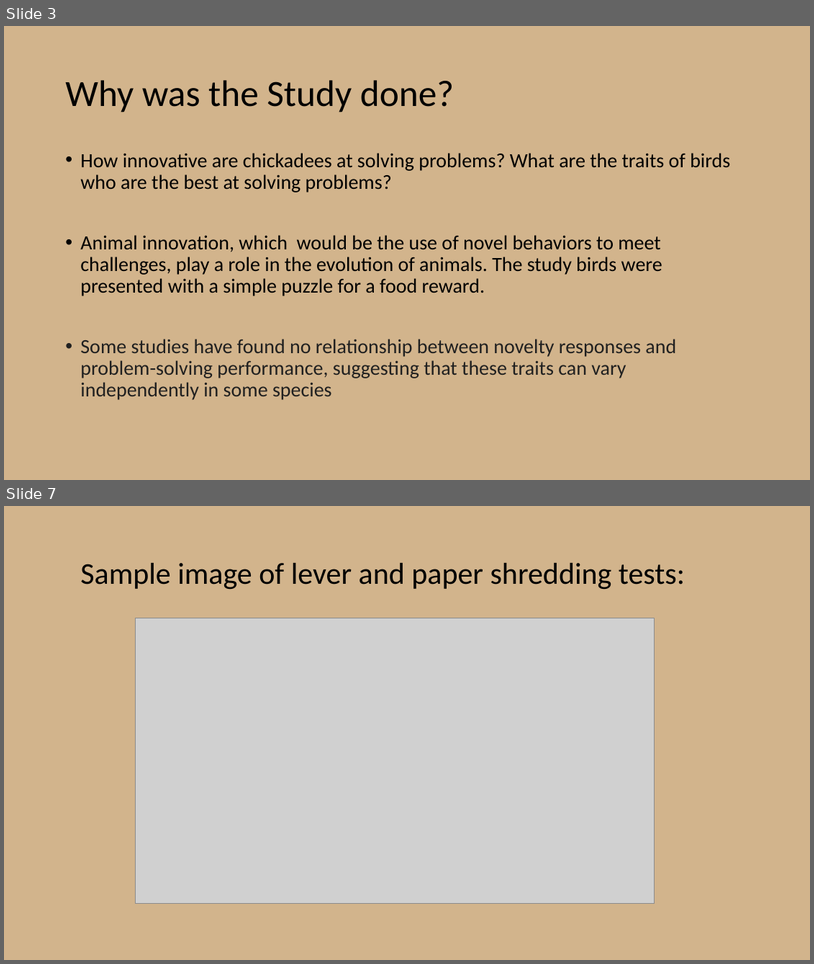
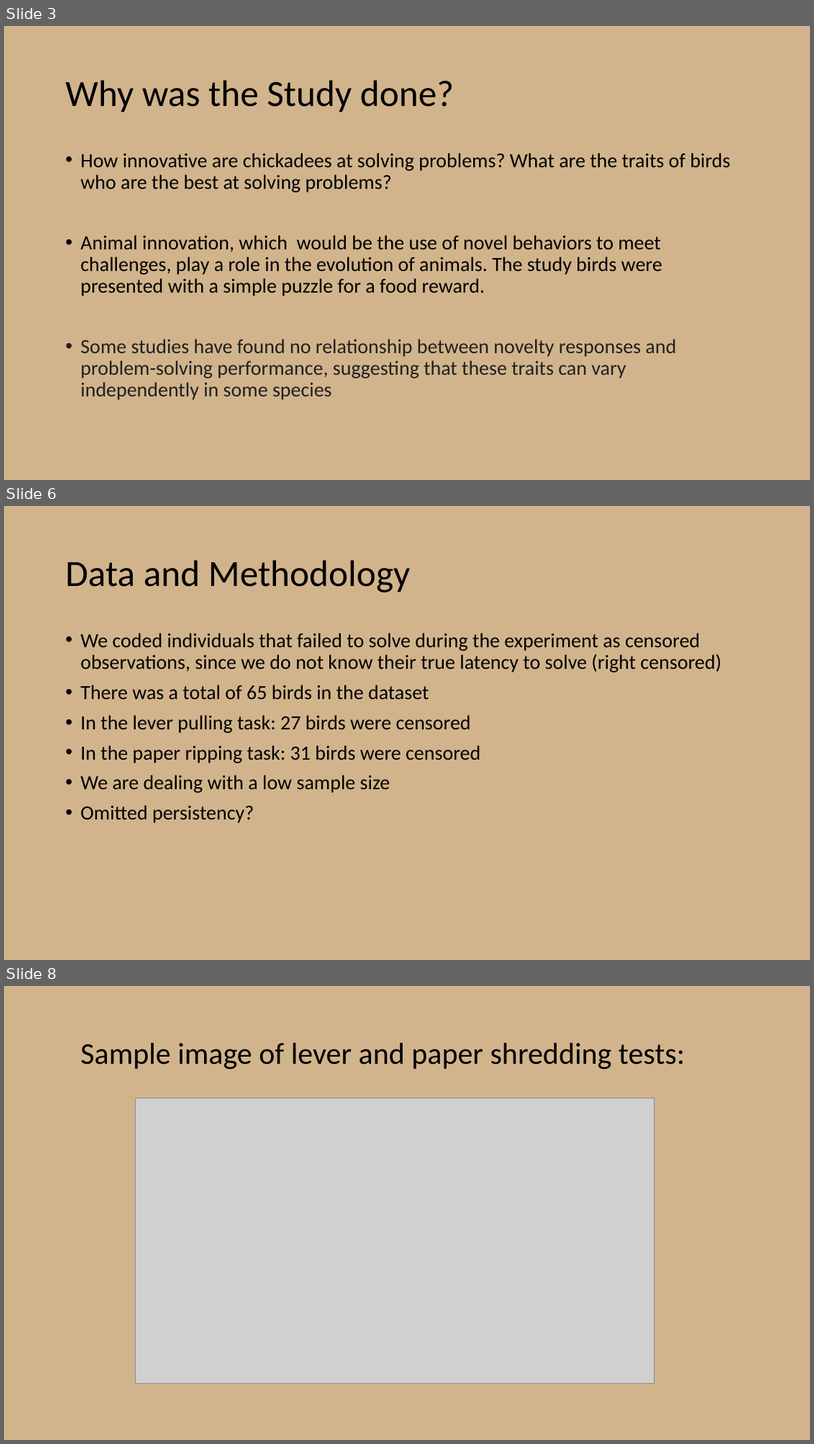
Before and after one commit to chanks06/chickadees, a slide deck: Presentation2.pptx. Shown one above the other, each under a label of ours: slides 3 and 7 before the commit, slides 3, 6 and 8 after it; the slides between them are not shown. The pictures are 814x964 and 814x1444 pixels, drawn with LibreOffice and Linux fonts; fonts in the diff are those of the drawing; grey boxes stand for pictures. Boxes give left, top, right and bottom in pixels: in the first picture for what was removed or moved away, otherwise in the second. Text is boxed around its words. In the diff, an @@ line names an element or a change of style, - is before the commit and + after.

```diff
--- a/Presentation2.pptx
+++ b/Presentation2.pptx
@@ slide 6 added at (4, 506, 810, 960), background #D2B48C @@
@@ title added at (65, 560, 410, 592), 44 pt, text #000000 @@
+Data and Methodology
@@ text added at (80, 633, 722, 823), 24 pt, text #000000 @@
+• We coded individuals that failed to solve during the experiment as censored observations, since we do not know their true latency to solve (right censored)
+• There was a total of 65 birds in the dataset
+• In the lever pulling task: 27 birds were censored
+• In the paper ripping task: 31 birds were censored
+• We are dealing with a low sample size
+• Omitted persistency?
@@ what was slide 7 is now slide 8 @@
```
Also in this commit, not shown: 5 slides changed, 20 other slides added, 1 slide removed, 2 other files.
